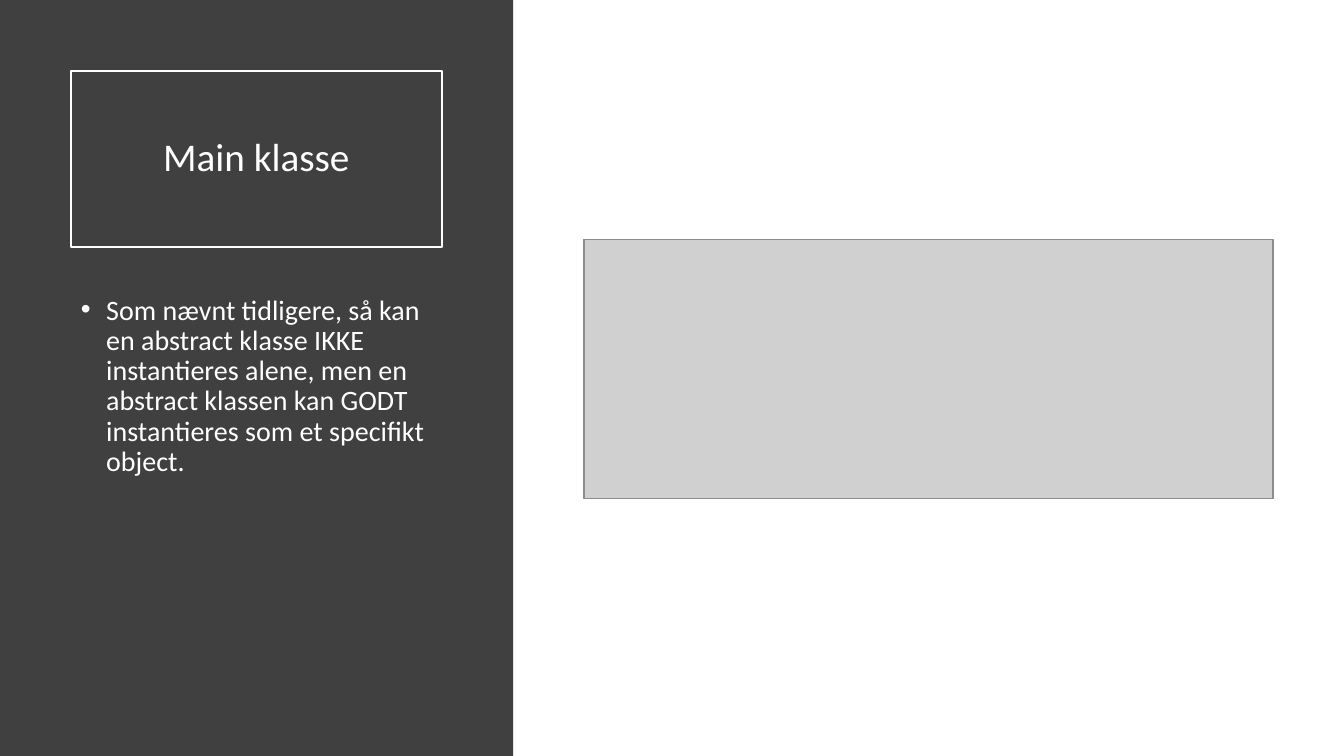
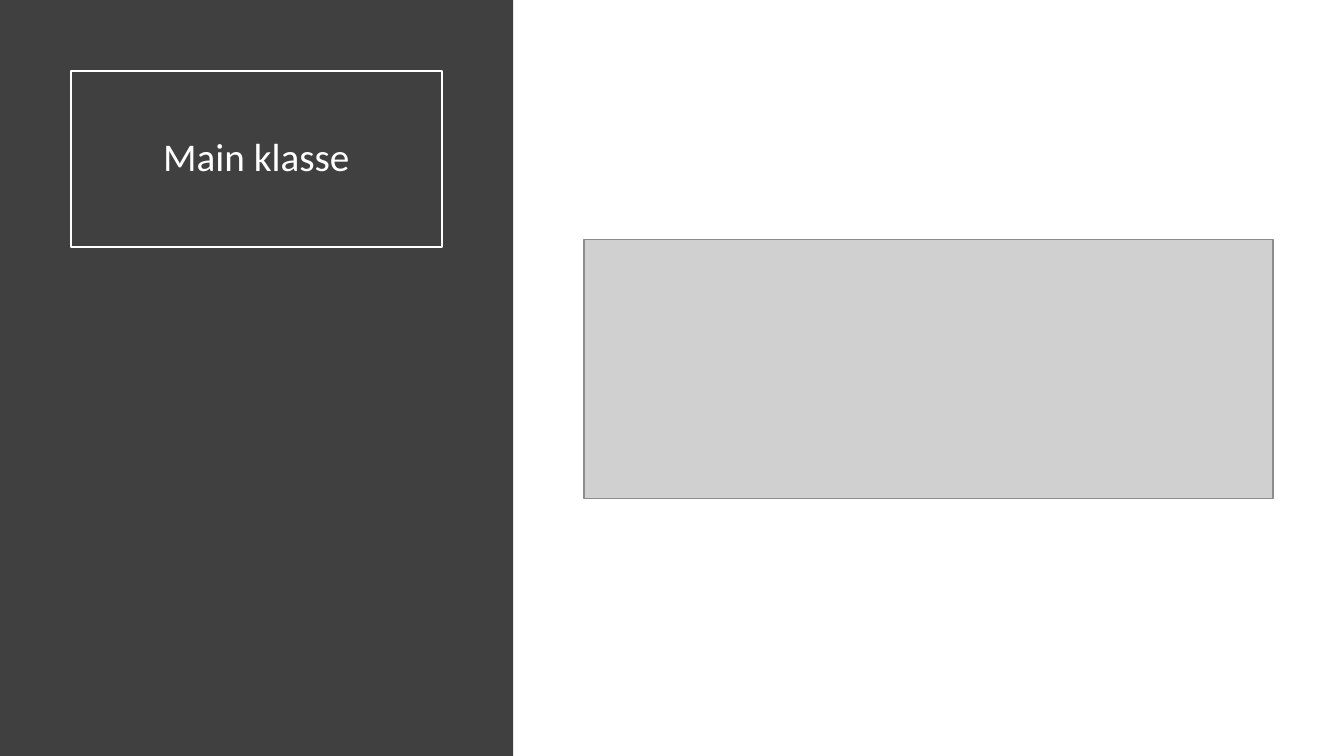
Before and after one commit to ortismal/3.-semester-SWC-TEK-slides, a slide deck: slide 7 of ObjectOrientedProgramming.pptx (slide 8 before the commit). Drawn at 1344x756 pixels with LibreOffice and Linux fonts; fonts in the diff are those of the drawing; grey boxes stand for pictures. Boxes give left, top, right and bottom in pixels: in the first picture for what was removed or moved away, otherwise in the second. Text is boxed around its words. In the diff, an @@ line names an element or a change of style, - is before the commit and + after.

```diff
--- a/ObjectOrientedProgramming.pptx
+++ b/ObjectOrientedProgramming.pptx
@@ text removed at [106, 300, 424, 476] @@
-• Som nævnt tidligere, så kan en abstract klasse IKKE instantieres alene, men en abstract klassen kan GODT instantieres som et specifikt object.
```
Also in this commit, not shown: 5 other slides changed, 1 slide added, 5 slides removed, 9 other files.
